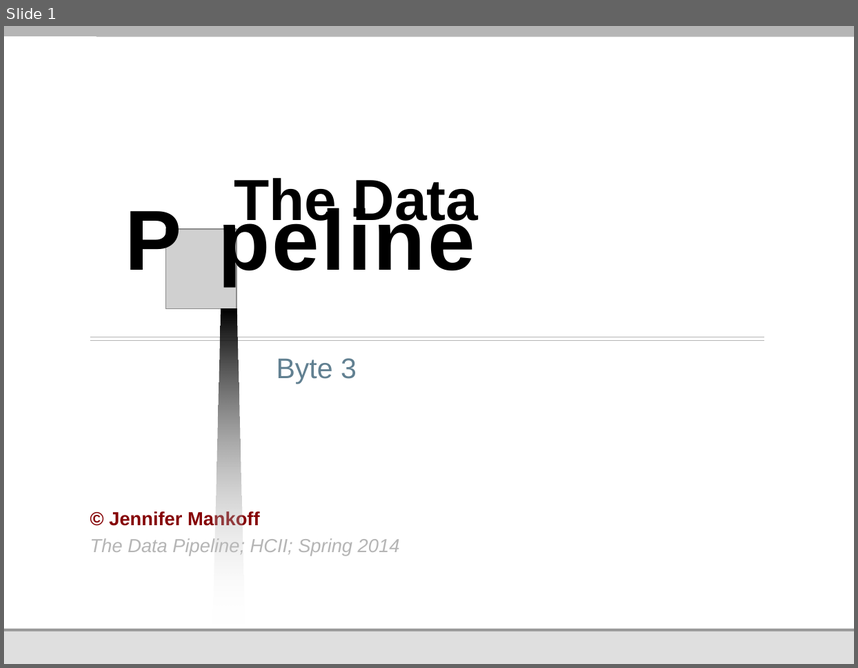
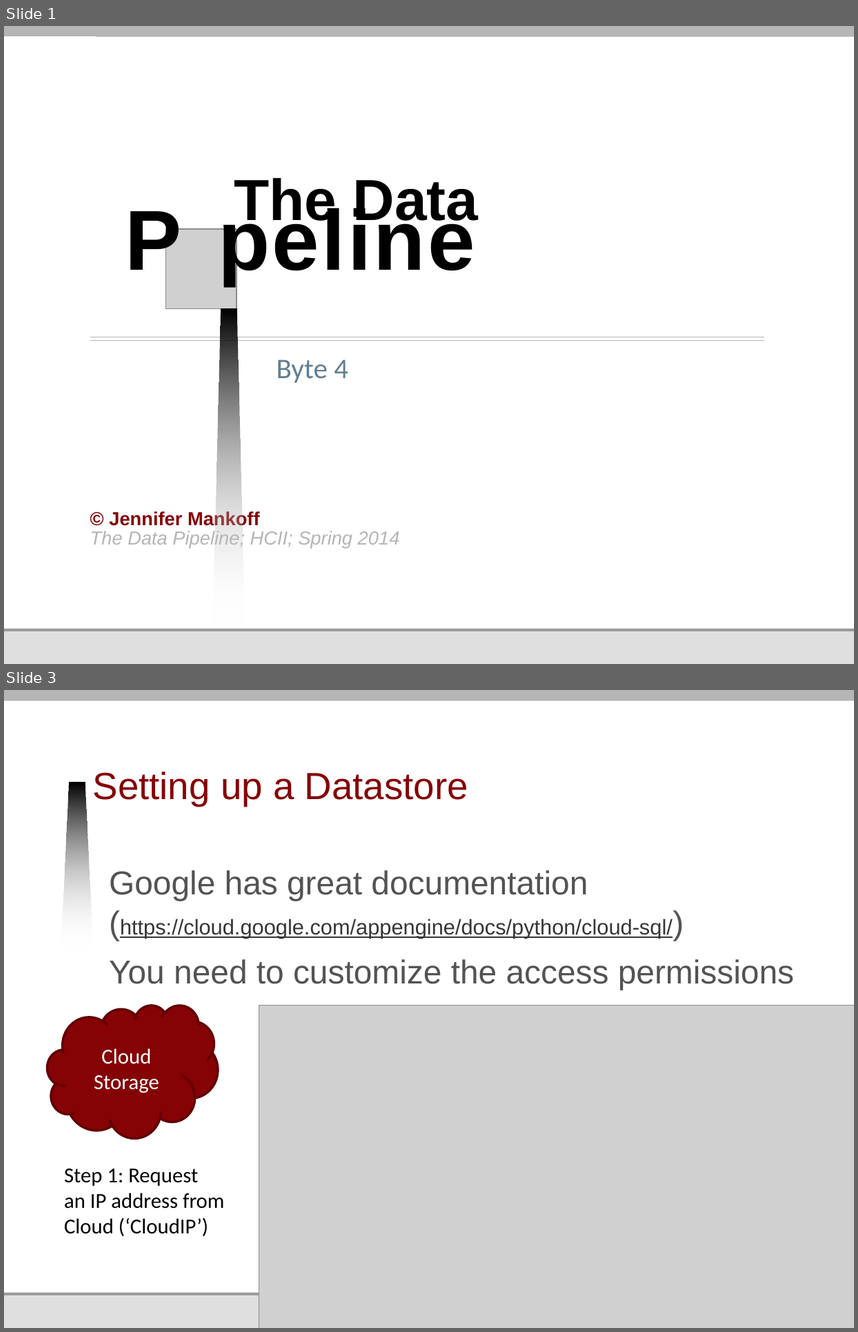
Before and after one commit to jmankoff/data, a slide deck: Lectures/Byte 3.pptx. Shown one above the other, each under a label of ours: slide 1 before the commit, slides 1 and 3 after it; the slides between them are not shown. The pictures are 858x668 and 858x1332 pixels, drawn with LibreOffice and Linux fonts; fonts in the diff are those of the drawing; grey boxes stand for pictures; background and template pictures are left out. Boxes give left, top, right and bottom in pixels: in the first picture for what was removed or moved away, otherwise in the second. Text is boxed around its words. In the diff, an @@ line names an element or a change of style, - is before the commit and + after.

```diff
--- a/Lectures/Byte 3.pptx
+++ b/Lectures/Byte 3.pptx
@@ slide 3 added at <box>4,690,854,1328</box>, background #FFFFFF; not listed: 5 template elements that a slide beside it also shows @@
@@ title added at <box>93,771,468,805</box>, 32 pt, text #850205 @@
+Setting up a Datastore
@@ freeform shape added at <box>61,782,93,949</box>, fill gradient #000000 to #FFFFFF @@
@@ text added at <box>109,870,794,989</box>, 28 pt, text #535353 @@
+Google has great documentation
+(https://cloud.google.com/appengine/docs/python/cloud-sql/)
+You need to customize the access permissions
@@ cloud added at <box>47,1005,218,1137</box>, fill #850205, outline #620104 2 pt, 18 pt, text #FFFFFF @@
+Cloud Storage
@@ picture added at <box>259,1005,854,1328</box> @@
@@ text added at <box>64,1168,224,1236</box>, 18 pt, text #000000 @@
+Step 1: Request
+an IP address from
+Cloud (‘CloudIP’)
@@ slide 1 changed as well @@
@@ subtitle at <box>277,359,348,383</box>: text changed; font Arial to Calibri @@
-Byte 3
+Byte 4
@@ text "The Data Pipeline; HCII; Spring ...": place and size @@
-text "The Data Pipeline; HCII; Spring ..." at <box>90,538,400,555</box>
+text "The Data Pipeline; HCII; Spring ..." at <box>90,530,400,548</box>
```
Also in this commit, not shown: 21 other slides added, 48 slides removed, 6 other files.
